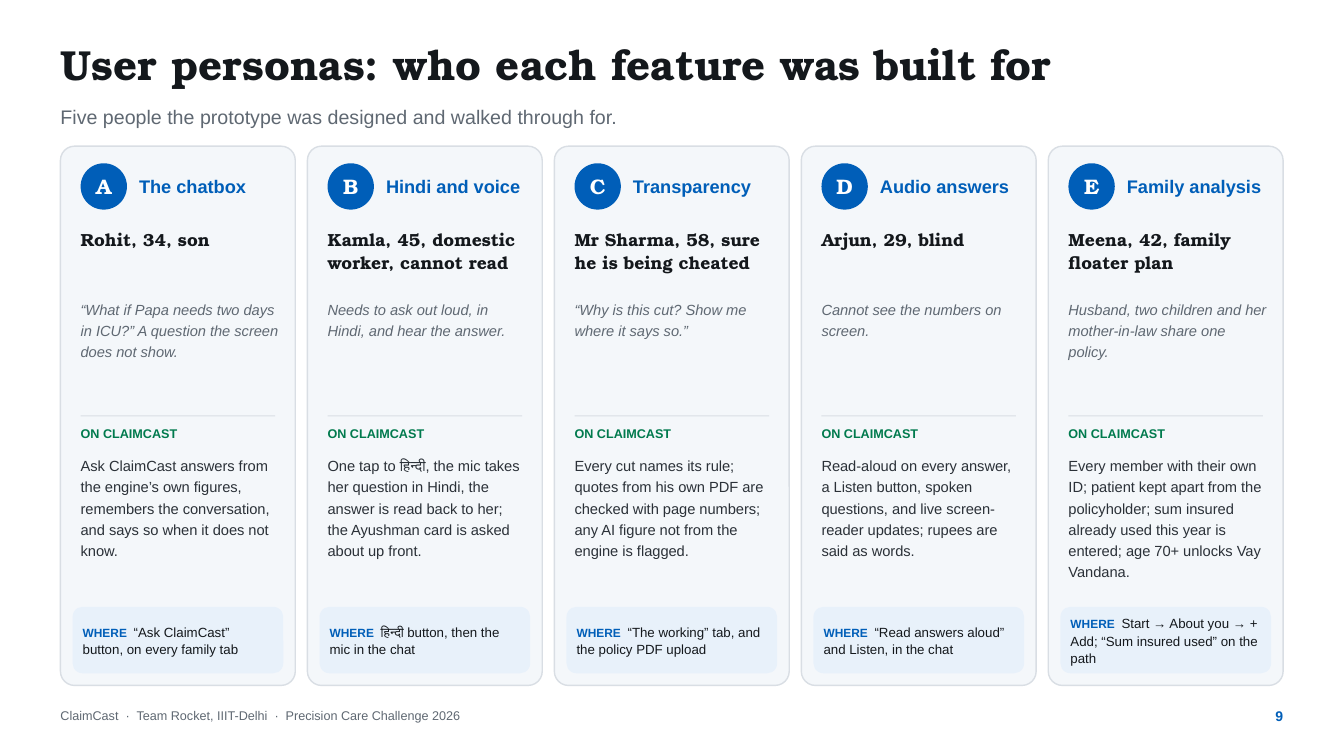
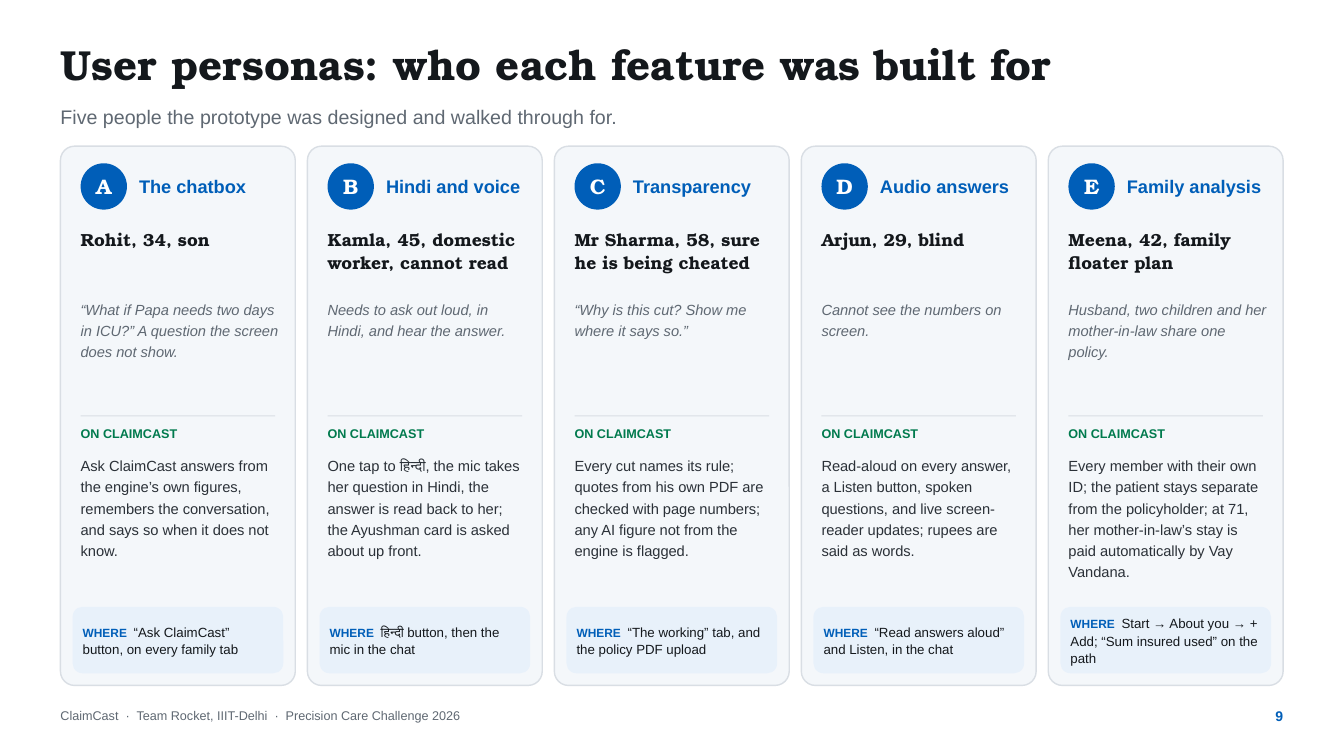
Before and after one commit to aniket-3001/ClaimCast, a slide deck: slide 9 of presentation deck/ClaimCast - Pitch Deck.pptx. Drawn at 1344x756 pixels with LibreOffice and Linux fonts; fonts in the diff are those of the drawing. Boxes give left, top, right and bottom in pixels: in the first picture for what was removed or moved away, otherwise in the second. Text is boxed around its words. In the diff, an @@ line names an element or a change of style, - is before the commit and + after.

```diff
--- a/presentation deck/ClaimCast - Pitch Deck.pptx
+++ b/presentation deck/ClaimCast - Pitch Deck.pptx
@@ text at (1068, 460, 1258, 577): text changed @@
-Every member with their own ID; patient kept apart from the policyholder; sum insured already used this year is entered; age 70+ unlocks Vay Vandana.
+Every member with their own ID; the patient stays separate from the policyholder; at 71, her mother-in-law’s stay is paid automatically by Vay Vandana.
```
Also in this commit, not shown: 2 other slides changed, 1 other file.
